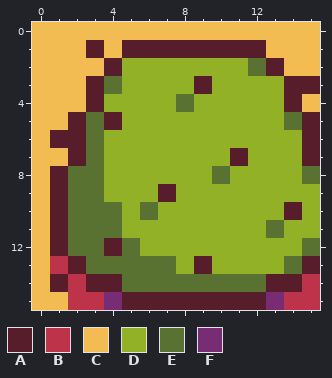
Two versions of one pixel-art sprite, images/arbusto1.png. Above, as it was before the edit.
The file is 16x16 pixels.
Palette (. is transparent): A #581d2b  B #bc334a  C #f2bc52  D #93b126  E #5a7231  F #782c73
Pixels before, first column x 0:
 0 CCCCCCCCCCCCCCCC
 1 CCCACAAAAAAAACCC
 2 CCCCADDDDDDDEACC
 3 CCCAEDDDDADDDDAA
 4 CCCADDDDEDDDDDAC
 5 CCAEADDDDDDDDDEA
 6 CAAEDDDDDDDDDDDA
 7 CCAEDDDDDDDADDDA
 8 CAEEDDDDDDEDDDDE
 9 CAEEDDDADDDDDDDD
10 CAEEEDEDDDDDDDAD
11 CAEEEDDDDDDDDEDD
12 CAEEAEDDDDDDDDDE
13 CBAEEEEEDADDDDEA
14 CABAAEEEEEEEEAAB
15 CCBBFAAAAAAAAFBB
After the commit:
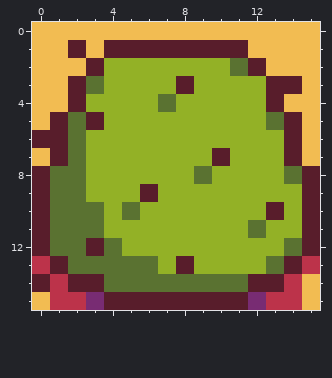
Diff:
Changed rows in their new state; - is an unchanged pixel.
first column x 0:
 1 --ACA-------C---
 2 ---AD------EAC--
 3 --AED---AD---A-C
 4 --AD---ED----AC-
 5 -AEAD--------EAC
 6 A-ED----------AC
 7 -AED------AD--AC
 8 AE-D-----ED---EA
 9 AE-D--AD-------A
10 AE--DED------ADA
11 AE--D-------ED-A
12 AE-AED--------EA
13 BAE----DAD---EAB
14 ABA-E-------A-BC
15 -B-FA-------FB-C
